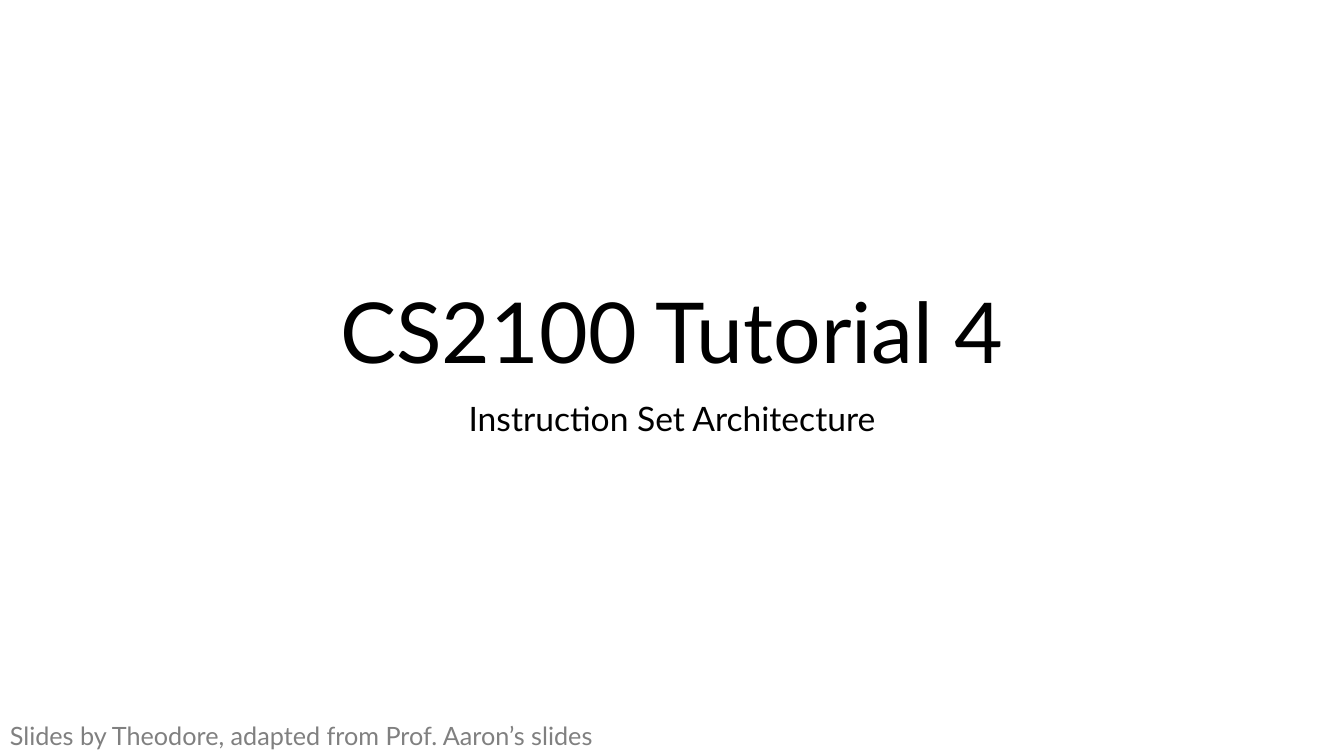
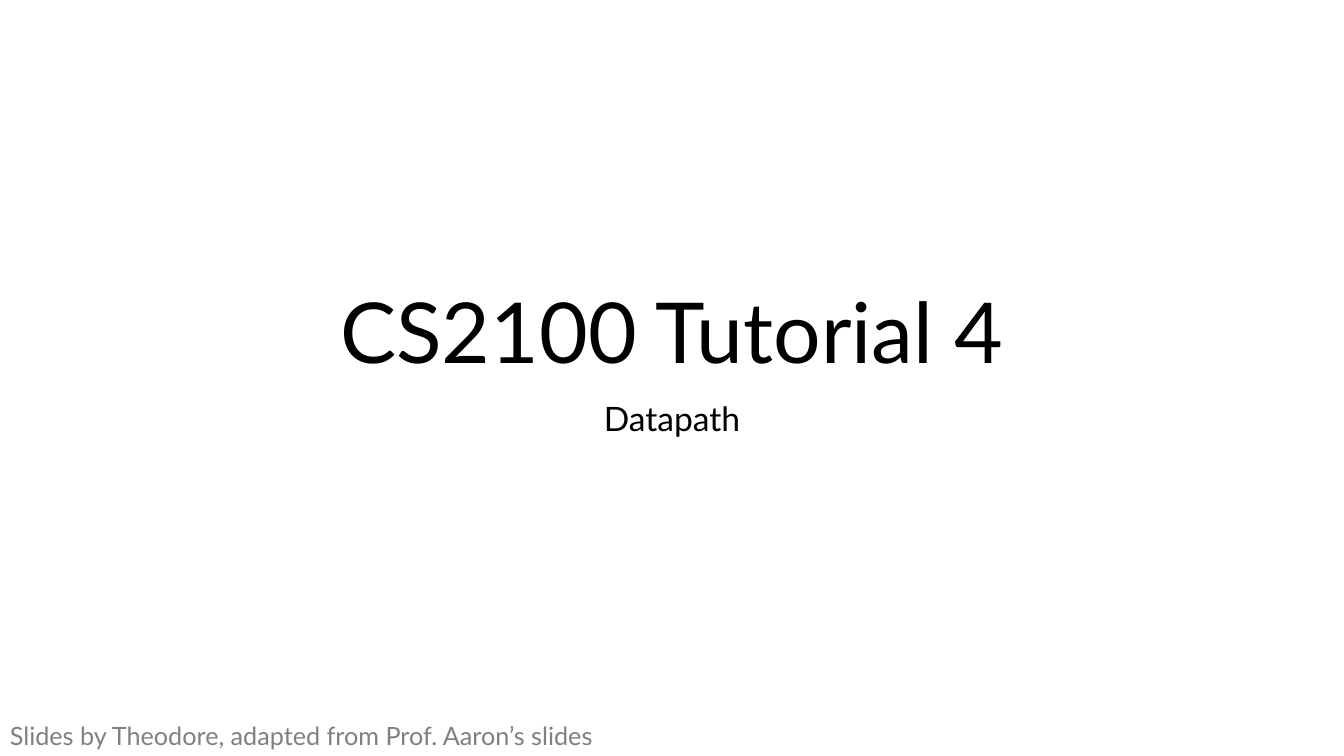
Before and after one commit to theodoreleebrant-acad/TA-2425S1-dev, a slide deck: slide 1 of CS2100/CS2100 Tutorial 4.pptx. Drawn at 1344x756 pixels with LibreOffice and Linux fonts; fonts in the diff are those of the drawing. Boxes give left, top, right and bottom in pixels: in the first picture for what was removed or moved away, otherwise in the second. Text is boxed around its words. In the diff, an @@ line names an element or a change of style, - is before the commit and + after.

```diff
--- a/CS2100/CS2100 Tutorial 4.pptx
+++ b/CS2100/CS2100 Tutorial 4.pptx
@@ subtitle at (604,406,740,437): text changed @@
-Instruction Set Architecture
+Datapath
```
Also in this commit, not shown: 8 other slides changed, 24 slides added, 5 slides removed, 7 other files.
